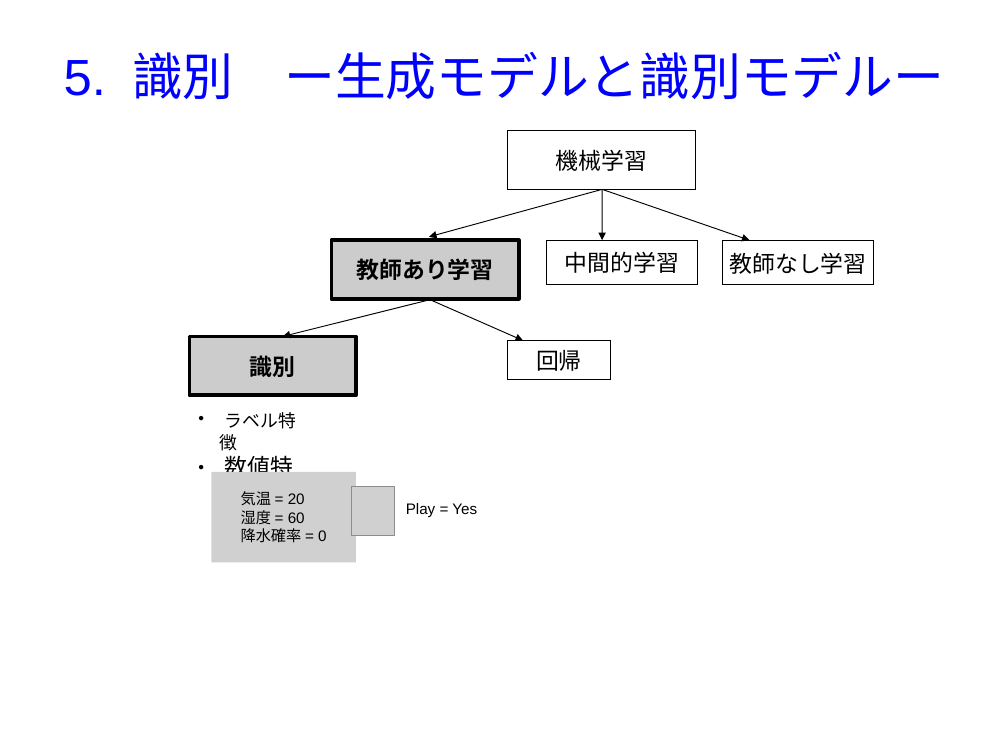
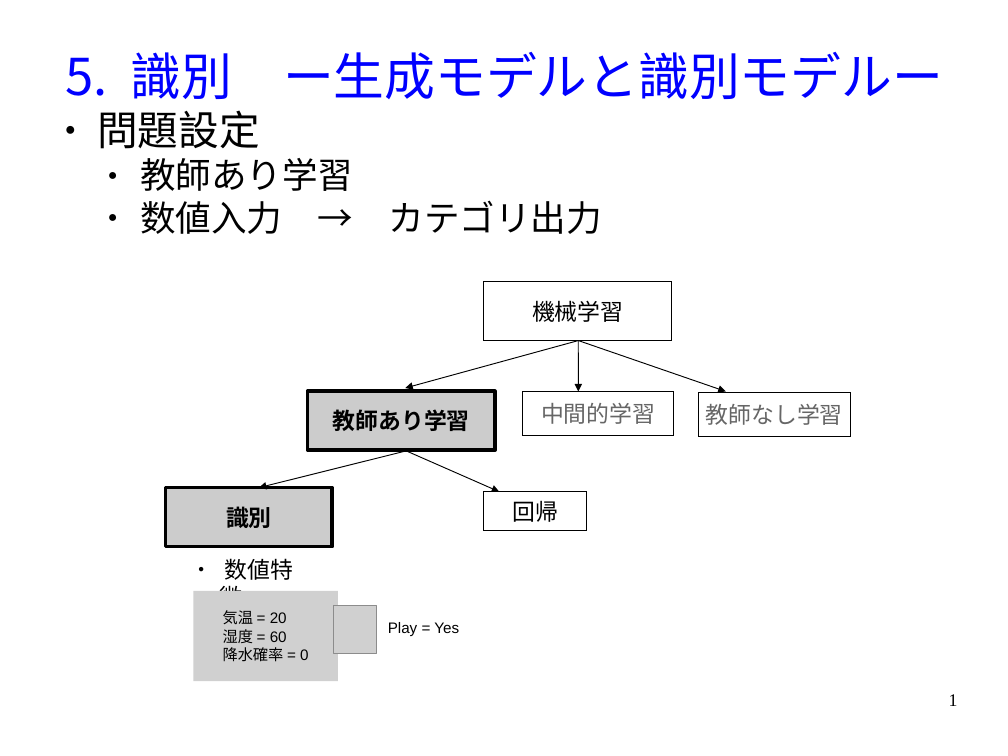
Before and after one commit to MasahiroAraki/MachineLearning, a slide deck: slide 1 of slides/chap05.odp. Drawn at 1008x756 pixels with LibreOffice and Linux fonts; fonts in the diff are those of the drawing; grey boxes stand for pictures. Boxes give left, top, right and bottom in pixels: in the first picture for what was removed or moved away, otherwise in the second. Text is boxed around its words. In the diff, an @@ line names an element or a change of style, - is before the commit and + after.

```diff
--- a/slides/chap05.odp
+++ b/slides/chap05.odp
@@ title "5. 識別 ー生成モデルと識別モデルー" at box(65, 52, 943, 99): font Arial to Noto Sans CJK JP @@
@@ text added at box(97, 110, 602, 234), 28 pt, text #000000 @@
+● 問題設定
+  ● 教師あり学習
+  ● 数値入力 → カテゴリ出力
@@ arrow removed from (603, 189) to (429, 237) @@
@@ arrow moved from (430, 300) - (523, 340) to (579, 340) - (405, 388) @@
@@ 6 rectangles, 3 arrows: place and size @@
-6 rectangles, 3 arrows at box(189, 131, 874, 395)
+6 rectangles, 3 arrows at box(166, 282, 851, 546)
@@ text at box(220, 412, 296, 451): paragraph removed @@
-● ラベル特徴
@@ rectangle "中間的学習" at box(522, 391, 674, 435): text colour #000000 to #666666 @@
@@ rectangle "教師なし学習" at box(699, 392, 851, 436): text colour #000000 to #666666 @@
@@ arrow added from (406, 451) to (499, 492), #000000 0.74 pt @@
@@ text "数値特徴": place and size @@
-text "数値特徴" at box(220, 412, 296, 505)
+text "数値特徴" at box(220, 558, 294, 611)
@@ picture "気温= 20": place and size @@
-picture "気温= 20" at box(211, 472, 356, 563)
+picture "気温= 20" at box(194, 591, 338, 681)
@@ picture: place and size @@
-picture at box(351, 487, 395, 535)
+picture at box(333, 606, 377, 654)
@@ text "Play = Yes": place and size @@
-text "Play = Yes" at box(406, 503, 477, 517)
+text "Play = Yes" at box(388, 622, 459, 636)
@@ page number added at box(949, 694, 958, 706), 14 pt, text #000000 @@
+1
```
Also in this commit, not shown: 10 other slides changed, 11 slides added, 5 slides removed, 30 other files.
